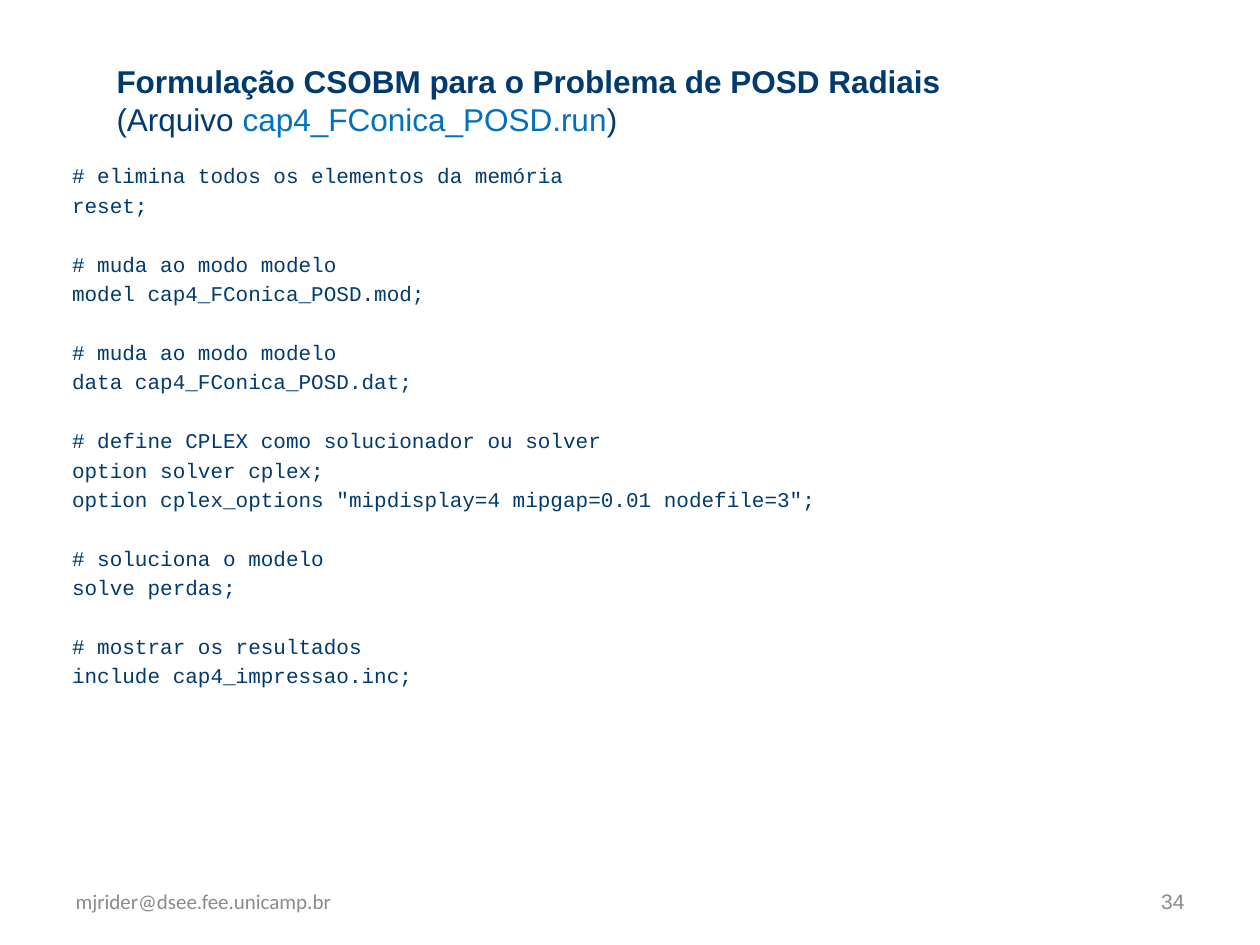
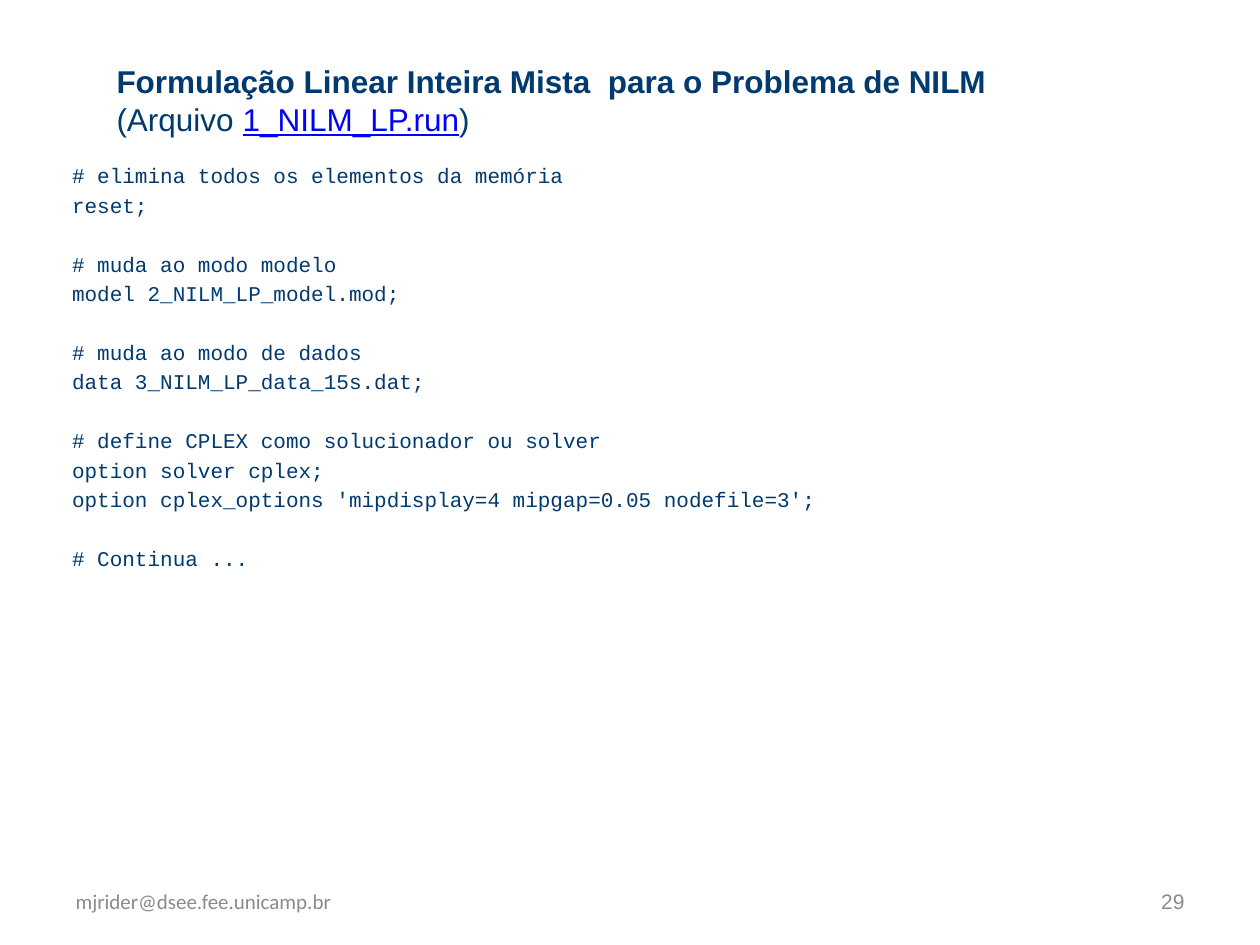
Before and after one commit to WittmannF/nilm-lp, a slide deck: slide 29 of example/z_presentation.pptx (slide 34 before the commit). Drawn at 1260x945 pixels with LibreOffice and Linux fonts; fonts in the diff are those of the drawing. Boxes give left, top, right and bottom in pixels: in the first picture for what was removed or moved away, otherwise in the second. Text is boxed around its words. In the diff, an @@ line names an element or a change of style, - is before the commit and + after.

```diff
--- a/example/z_presentation.pptx
+++ b/example/z_presentation.pptx
@@ text at <box>117,70,986,137</box>: text changed @@
-Formulação CSOBM para o Problema de POSD Radiais
-(Arquivo cap4_FConica_POSD.run)
+Formulação Linear Inteira Mista para o Problema de NILM
+(Arquivo 1_NILM_LP.run)
@@ text at <box>72,286,425,393</box>: text changed @@
-model cap4_FConica_POSD.mod;
-# muda ao modo modelo
-data cap4_FConica_POSD.dat;
+model 2_NILM_LP_model.mod;
+# muda ao modo de dados
+data 3_NILM_LP_data_15s.dat;
@@ text at <box>72,492,815,567</box>: text changed @@
-option cplex_options "mipdisplay=4 mipgap=0.01 nodefile=3";
-# soluciona o modelo
-solve perdas;
-# mostrar os resultados
-include cap4_impressao.inc;
+option cplex_options 'mipdisplay=4 mipgap=0.05 nodefile=3';
+# Continua ...
@@ page number at <box>1161,894,1184,909</box>: text changed @@
-34
+29
```
Also in this commit, not shown: 7 other slides changed, 4 slides added, 15 slides removed.
